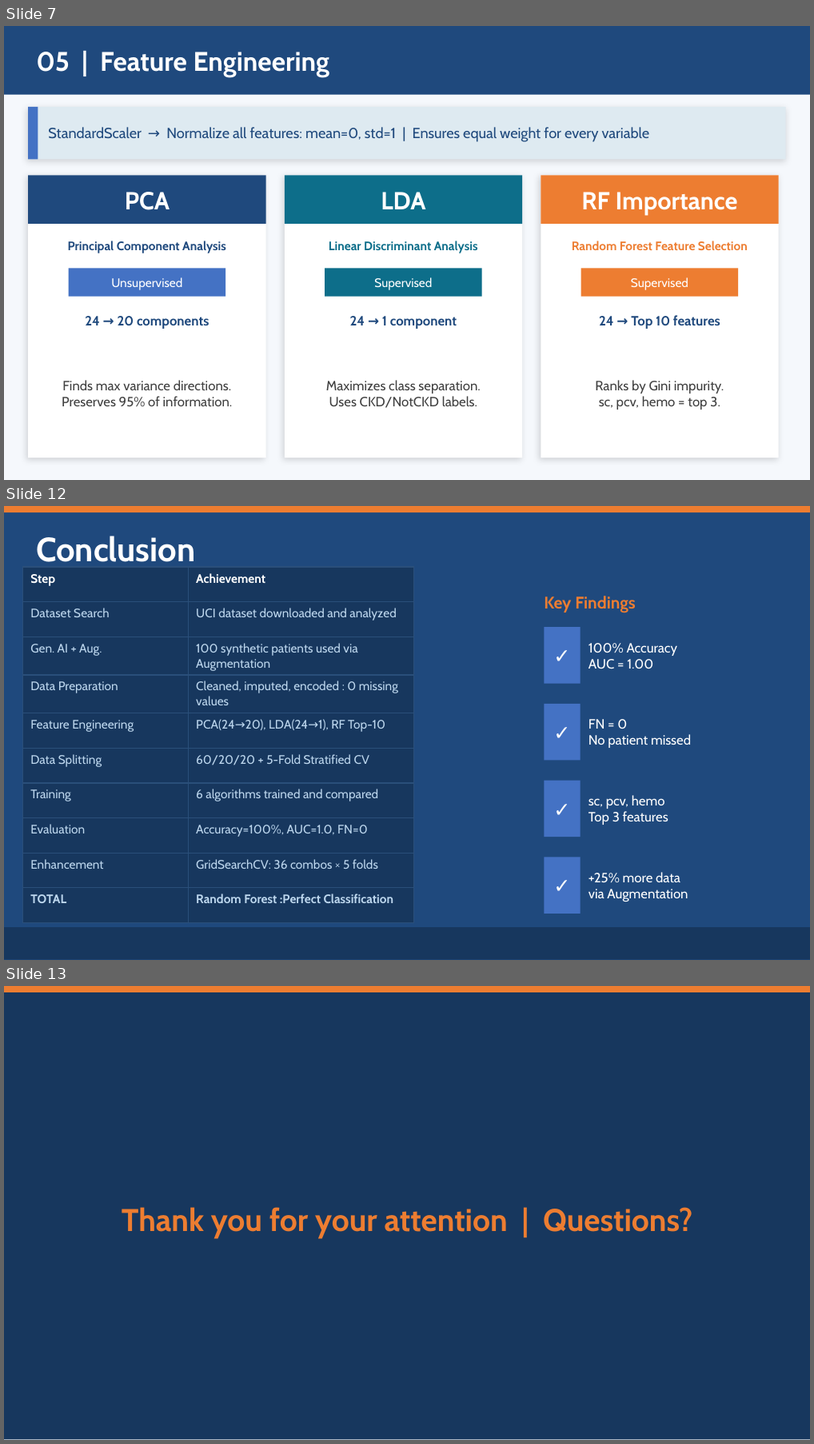
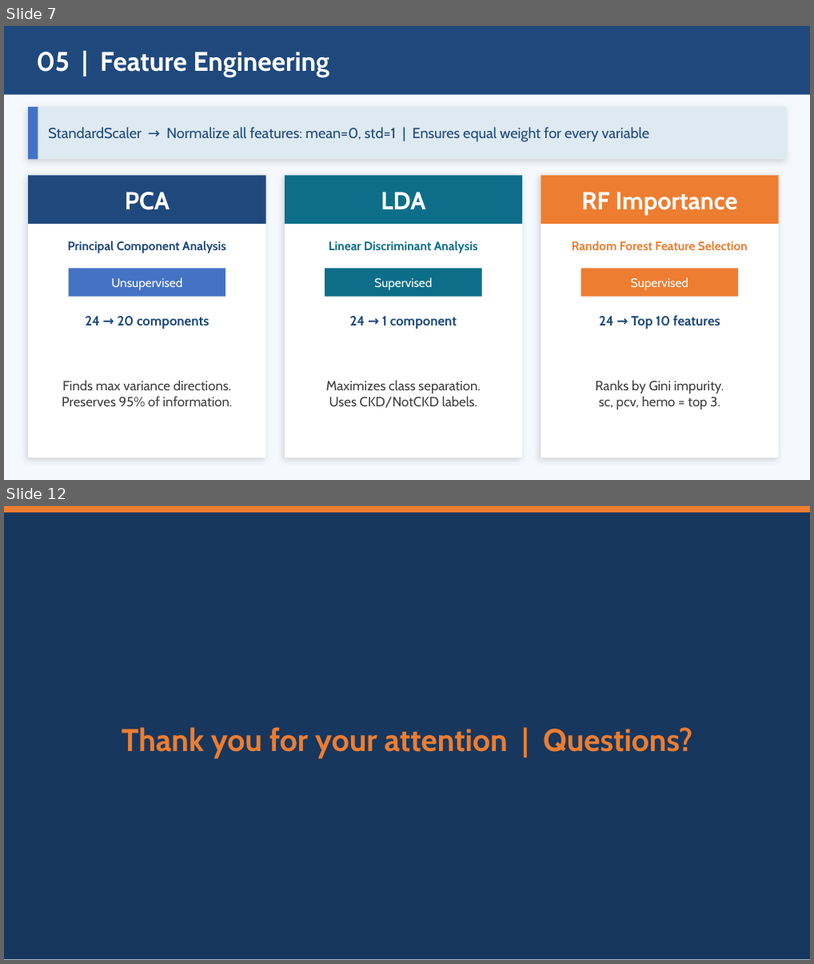
Before and after one commit to feredj/predict-kidney-disease-presence, a slide deck: CKD_Presentation.pptx. Shown one above the other, each under a label of ours: slides 7, 12 and 13 before the commit, slides 7 and 12 after it; the slides between them are not shown. The pictures are 814x1444 and 814x964 pixels, drawn with LibreOffice and Linux fonts; fonts in the diff are those of the drawing. Boxes give left, top, right and bottom in pixels: in the first picture for what was removed or moved away, otherwise in the second. Text is boxed around its words. In the diff, an @@ line names an element or a change of style, - is before the commit and + after.

```diff
--- a/CKD_Presentation.pptx
+++ b/CKD_Presentation.pptx
@@ slide 12 removed at <box>4,506,810,960</box>, background #1F497D @@
@@ rectangle removed at <box>4,506,810,512</box> @@
@@ text removed at <box>36,536,195,562</box> @@
-Conclusion
@@ table removed at <box>22,567,414,927</box>, 10 rows, 2 columns @@
-Step | Achievement
-Dataset Search | UCI dataset downloaded and analyzed
-Gen. AI + Aug. | 100 synthetic patients used via Augmentation
-Data Preparation | Cleaned, imputed, encoded : 0 missing values
-Feature Engineering | PCA(24→20), LDA(24→1), RF Top-10
-Data Splitting | 60/20/20 + 5-Fold Stratified CV
-Training | 6 algorithms trained and compared
-Evaluation | Accuracy=100%, AUC=1.0, FN=0
-Enhancement | GridSearchCV: 36 combos × 5 folds
-TOTAL | Random Forest :Perfect Classification
@@ text removed at <box>544,596,636,613</box> @@
-Key Findings
@@ rectangle removed at <box>544,627,581,684</box> @@
@@ text removed at <box>544,627,581,684</box> @@
-✓
@@ text removed at <box>589,643,678,669</box> @@
-100% Accuracy
-AUC = 1.00
@@ rectangle removed at <box>544,704,581,760</box> @@
@@ text removed at <box>544,704,581,760</box> @@
-✓
@@ text removed at <box>589,719,691,748</box> @@
-FN = 0
-No patient missed
@@ rectangle removed at <box>544,780,581,836</box> @@
@@ text removed at <box>544,780,581,836</box> @@
-✓
@@ text removed at <box>589,795,669,824</box> @@
-sc, pcv, hemo
-Top 3 features
@@ rectangle removed at <box>544,856,581,913</box> @@
@@ text removed at <box>544,856,581,913</box> @@
-✓
@@ text removed at <box>589,872,688,901</box> @@
-+25% more data
-via Augmentation
@@ rectangle removed at <box>4,927,810,959</box> @@
@@ what was slide 13 is now slide 12 @@
```
Also in this commit, not shown: 5 slides changed, 1 slide added, 1 other slide removed, 1 other file.
